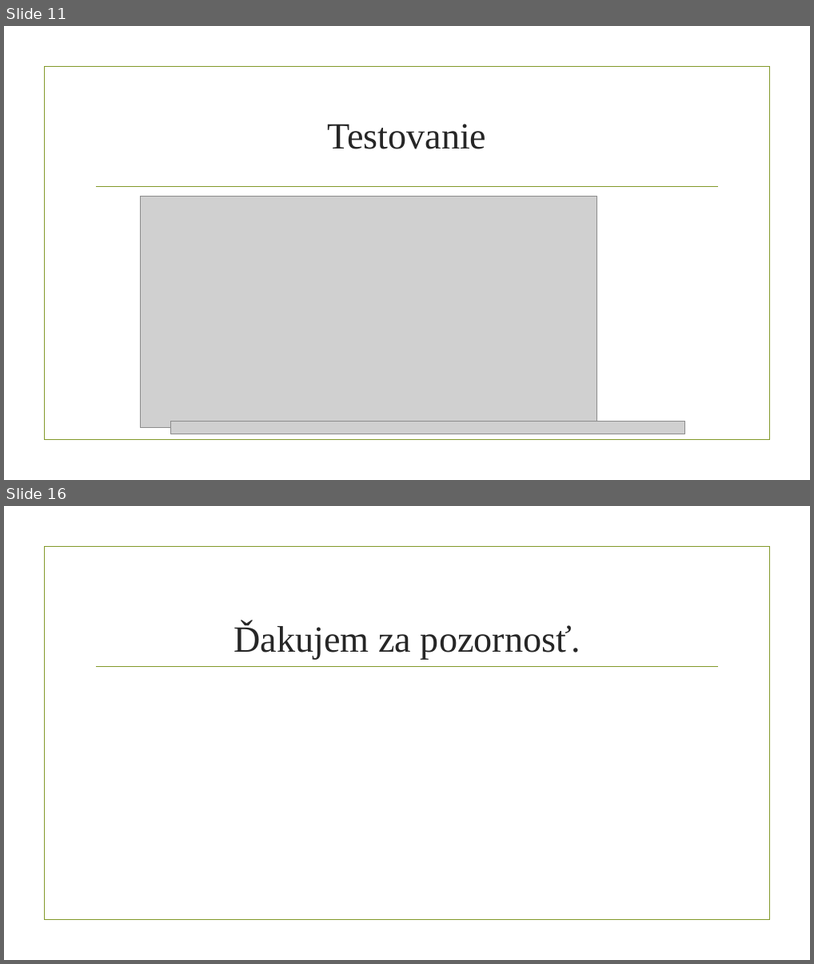
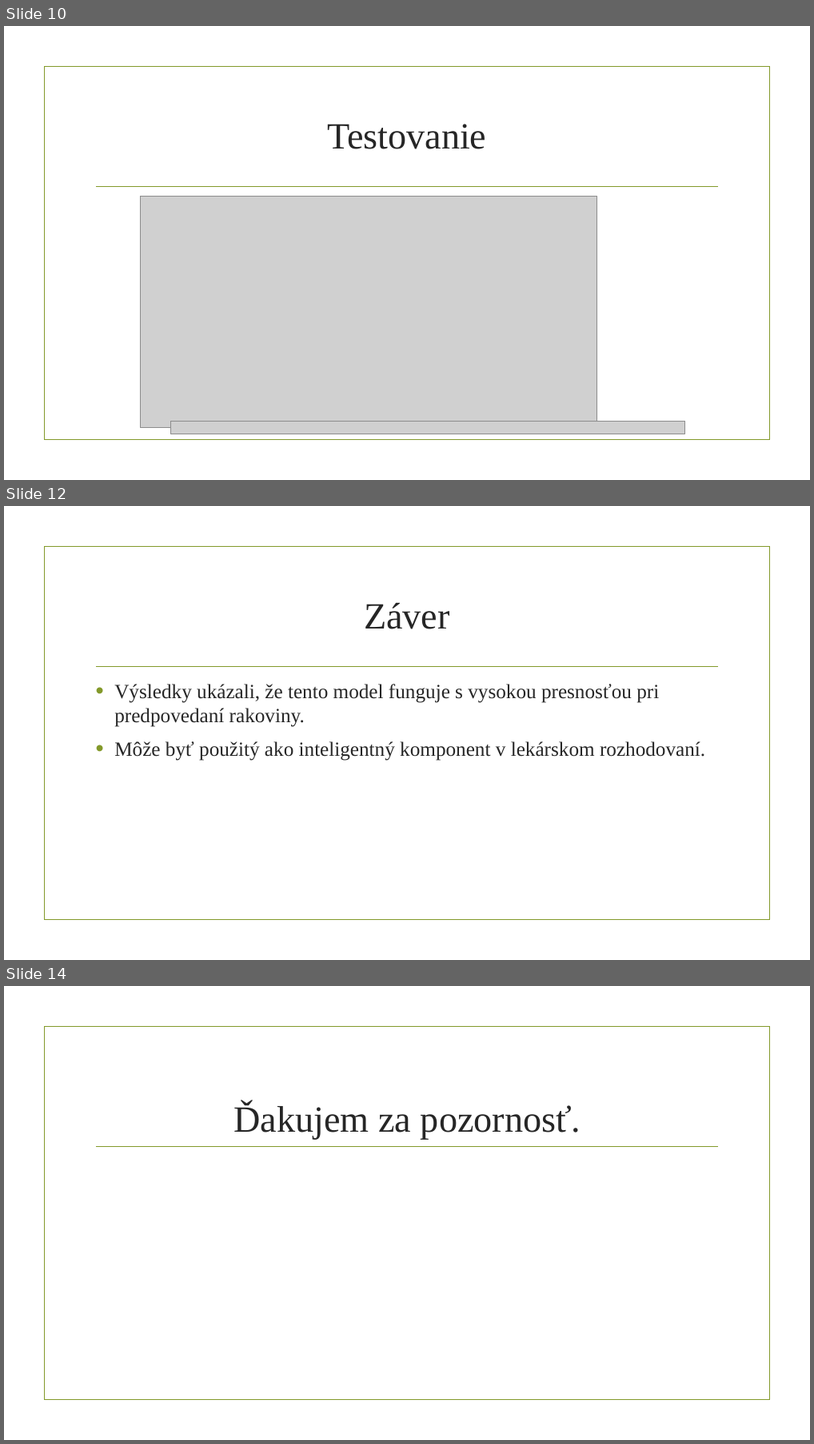
Before and after one commit to georgeob/Kysucky_NS2019, a slide deck: Kysucky_prezentacia.pptx. Shown one above the other, each under a label of ours: slides 11 and 16 before the commit, slides 10, 12 and 14 after it; the slides between them are not shown. The pictures are 814x964 and 814x1444 pixels, drawn with LibreOffice and Linux fonts; fonts in the diff are those of the drawing; grey boxes stand for pictures; background and template pictures are left out. Boxes give left, top, right and bottom in pixels: in the first picture for what was removed or moved away, otherwise in the second. Text is boxed around its words. In the diff, an @@ line names an element or a change of style, - is before the commit and + after.

```diff
--- a/Kysucky_prezentacia.pptx
+++ b/Kysucky_prezentacia.pptx
@@ slide 12 added at box(4, 506, 810, 960), background picture (left out); not listed: 2 template elements that a slide beside it also shows @@
@@ title added at box(364, 603, 450, 629), 44 pt, text #262626 @@
+Záver
@@ text added at box(114, 684, 706, 760), 24 pt, text #262626 @@
+• Výsledky ukázali, že tento model funguje s vysokou presnosťou pri predpovedaní rakoviny.
+• Môže byť použitý ako inteligentný komponent v lekárskom rozhodovaní.
@@ what was slide 11 is now slide 10 @@
@@ what was slide 16 is now slide 14 @@
```
Also in this commit, not shown: 9 slides changed, 3 slides removed, 3 other files.
